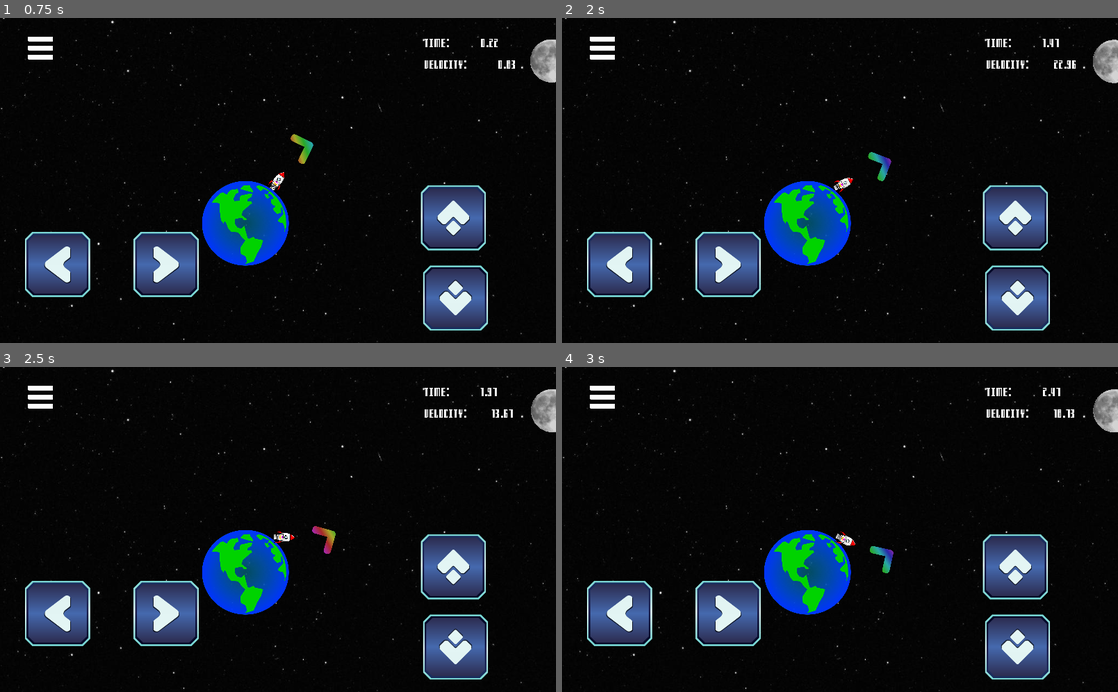
Above: before the commit, frames 1-4 (two rows, left to right).
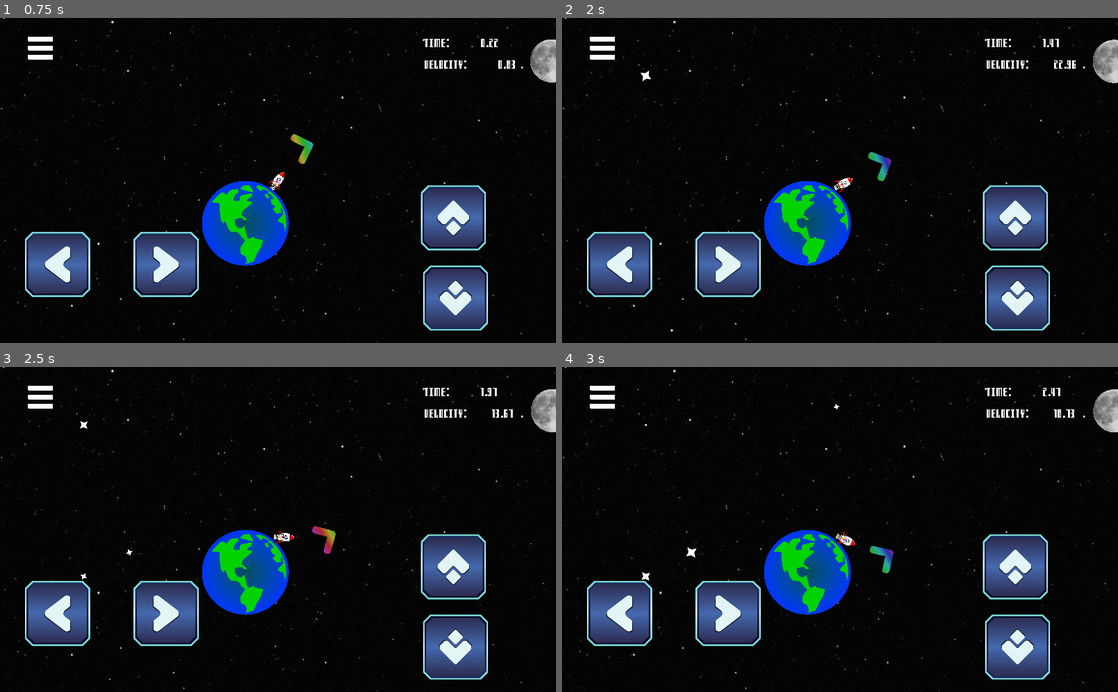
Above: after the commit, the same moments.

Repository: Such-Software/wownero-moon-launch
Game: Godot game, scene res://game/gui/menu/Menu.tscn
The game is run twice, just before and just after one commit, with the same random seed, the same clock (stepped at 60 frames per second) and the same inputs.
Inputs:
- Up to frame 1 (0.75 s): click "Play!" at 0.5 s
- Up to frame 2 (2 s): hold Right (ui_right) from 1.28 s (still down)
- Up to frame 3 (2.5 s): release Right (ui_right) at 2.03 s; hold Left (ui_left) from 2.03 s (still down)
- Up to frame 4 (3 s): release Left (ui_left) at 2.78 s; hold Right (ui_right) from 2.78 s (still down)

Frame 1 is identical in both runs. In frame 2, less than 0.1% of the frame differs, in the area x 14-20%, y 16-97%; in frame 3, less than 0.1%; in frame 4, less than 0.1%, in the area x 14-50%, y 11-66%.

Commit message:
add background stars animations

Diff:
--- a/game/levels/1/Level1.tscn
+++ b/game/levels/1/Level1.tscn
@@ -12,9 +12,9 @@
 [node name="MoonSpace" type="Node2D"]
 script = ExtResource( 2 )
 
+[node name="ParallaxBackground" parent="." instance=ExtResource( 1 )]
+
 [node name="BackgroundStars" parent="." instance=ExtResource( 4 )]
-
-[node name="ParallaxBackground" parent="." instance=ExtResource( 1 )]
 
 [node name="CanvasLayer" parent="." instance=ExtResource( 3 )]
 
